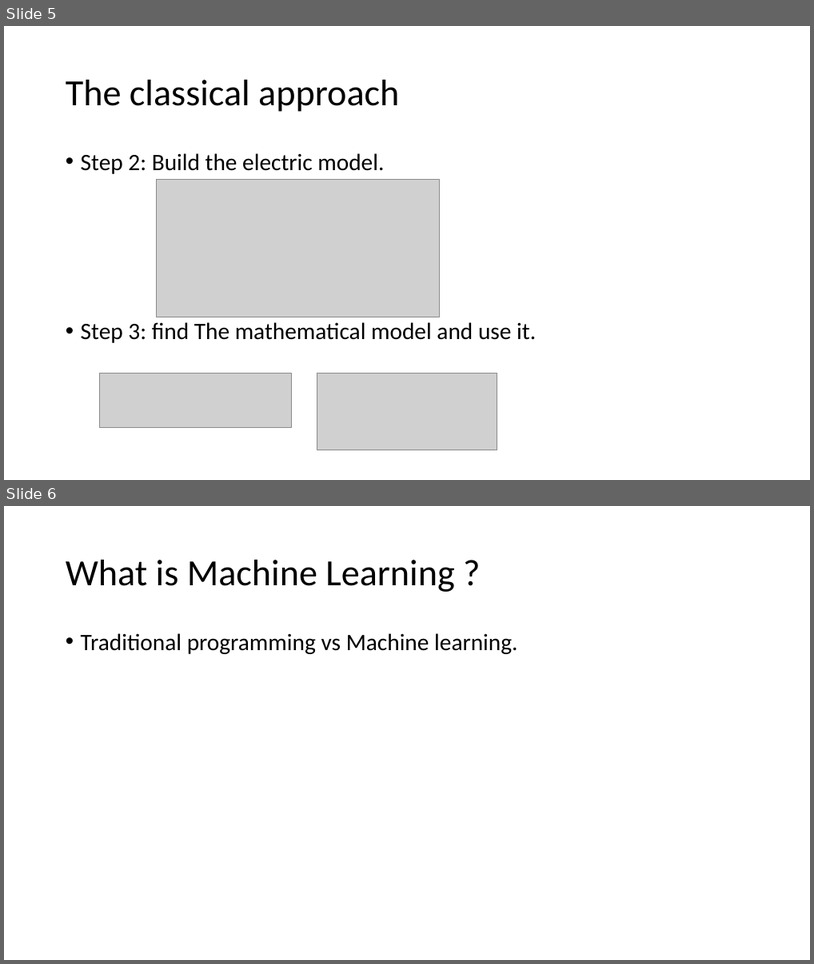
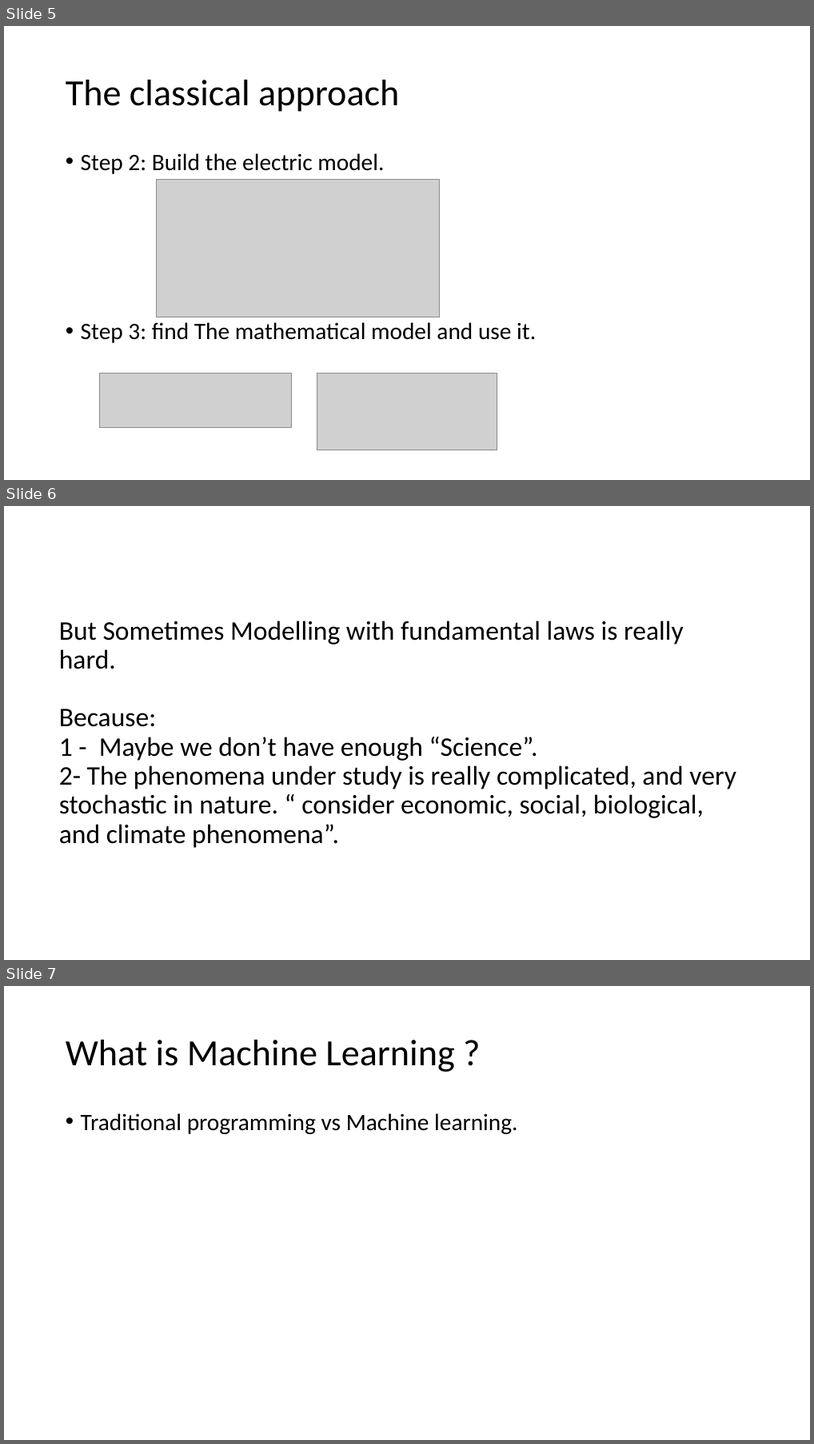
Before and after one commit to moayad-hsn/IndabaX-Sudan-2019, a slide deck: Intro to ML.pptx. Shown one above the other, each under a label of ours: slides 5 and 6 before the commit, slides 5, 6 and 7 after it. The pictures are 814x964 and 814x1444 pixels, drawn with LibreOffice and Linux fonts; fonts in the diff are those of the drawing; grey boxes stand for pictures. Boxes give left, top, right and bottom in pixels: in the first picture for what was removed or moved away, otherwise in the second. Text is boxed around its words. In the diff, an @@ line names an element or a change of style, - is before the commit and + after.

```diff
--- a/Intro to ML.pptx
+++ b/Intro to ML.pptx
@@ slide 6 added at [4, 506, 810, 960], background #FFFFFF @@
@@ title added at [59, 620, 737, 848], 32 pt, text #000000 @@
+But Sometimes Modelling with fundamental laws is really hard.
+Because:
+1 - Maybe we don’t have enough “Science”.
+2- The phenomena under study is really complicated, and very stochastic in nature. “ consider economic, social, biological, and climate phenomena”.
@@ what was slide 6 is now slide 7 @@
```
Also in this commit, not shown: 3 slides changed, 3 other slides added, 2 slides removed.
